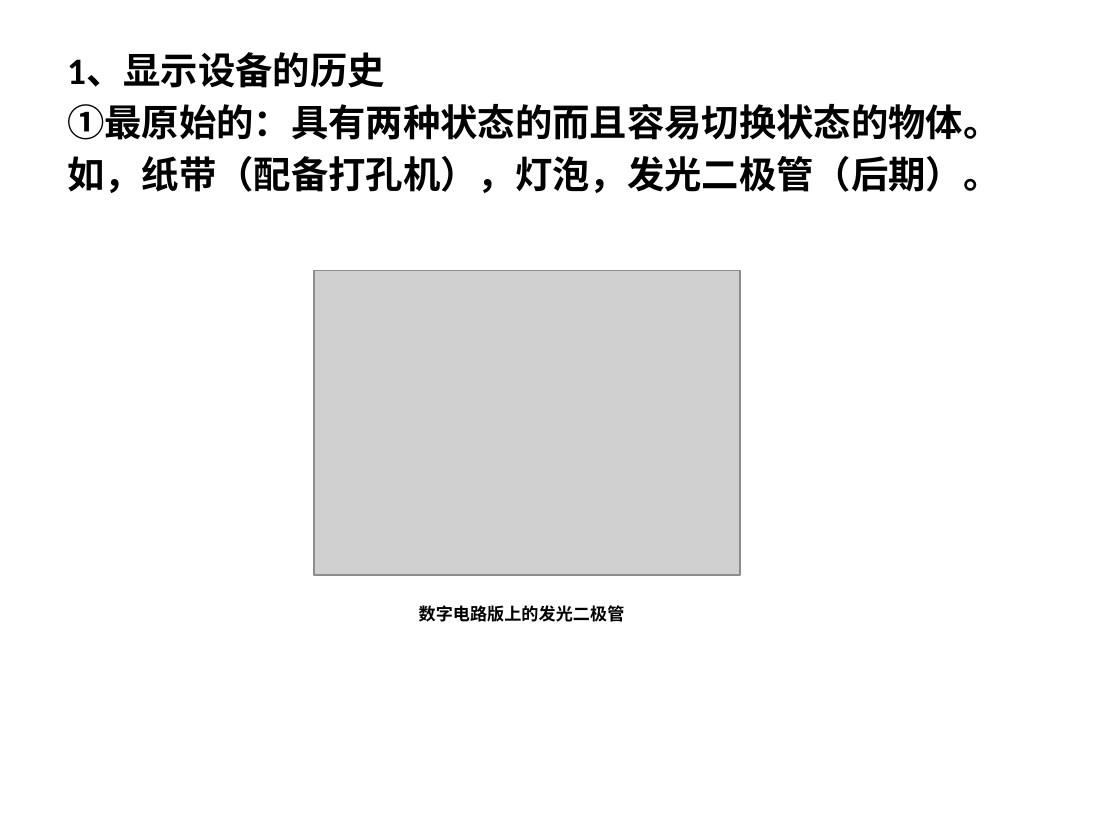
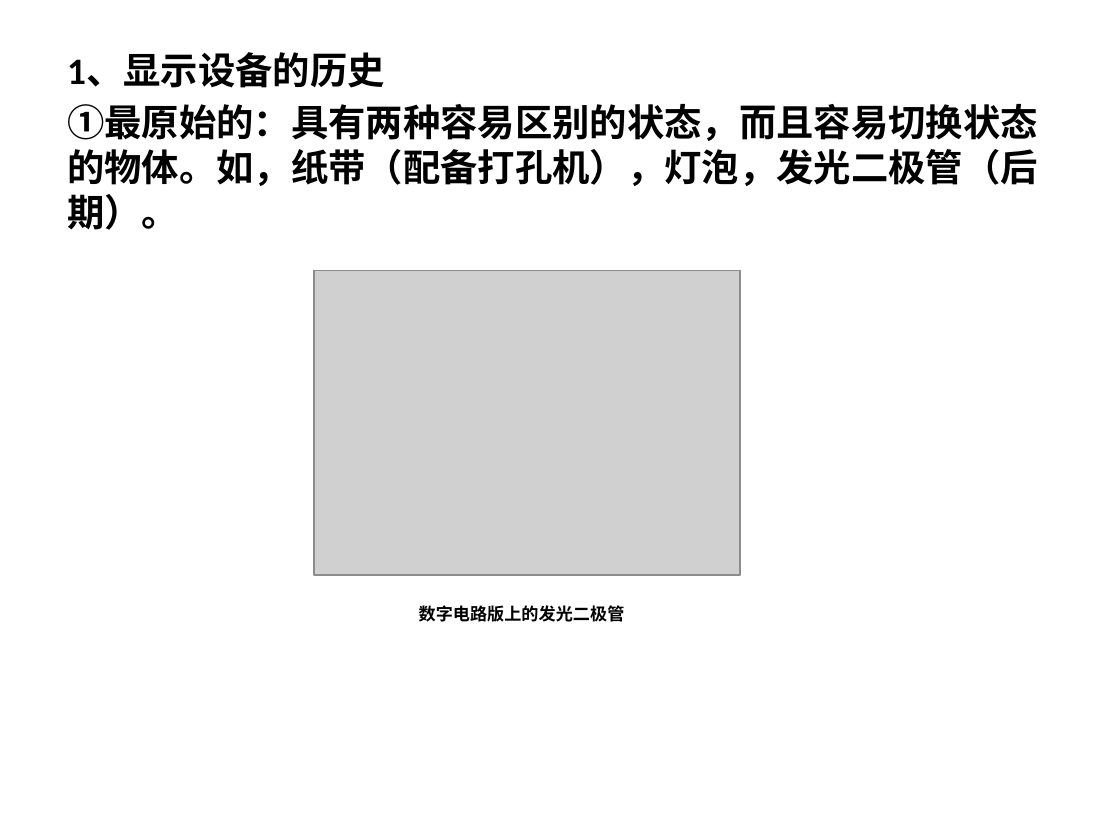
Before and after one commit to xiangaodielian/molehill-lab, a slide deck: slide 4 of notes/演示文稿1.pptx. Drawn at 1120x840 pixels with LibreOffice and Linux fonts; fonts in the diff are those of the drawing; grey boxes stand for pictures; background and template pictures are left out. Boxes give left, top, right and bottom in pixels: in the first picture for what was removed or moved away, otherwise in the second. Text is boxed around its words. In the diff, an @@ line names an element or a change of style, - is before the commit and + after.

```diff
--- a/notes/演示文稿1.pptx
+++ b/notes/演示文稿1.pptx
@@ text at [67, 104, 1038, 230]: text changed @@
-①最原始的：具有两种状态的而且容易切换状态的物体。
-如，纸带（配备打孔机），灯泡，发光二极管（后期）。
+①最原始的：具有两种容易区别的状态，而且容易切换状态的物体。如，纸带（配备打孔机），灯泡，发光二极管（后期）。
```
Also in this commit, not shown: 2 other files.
